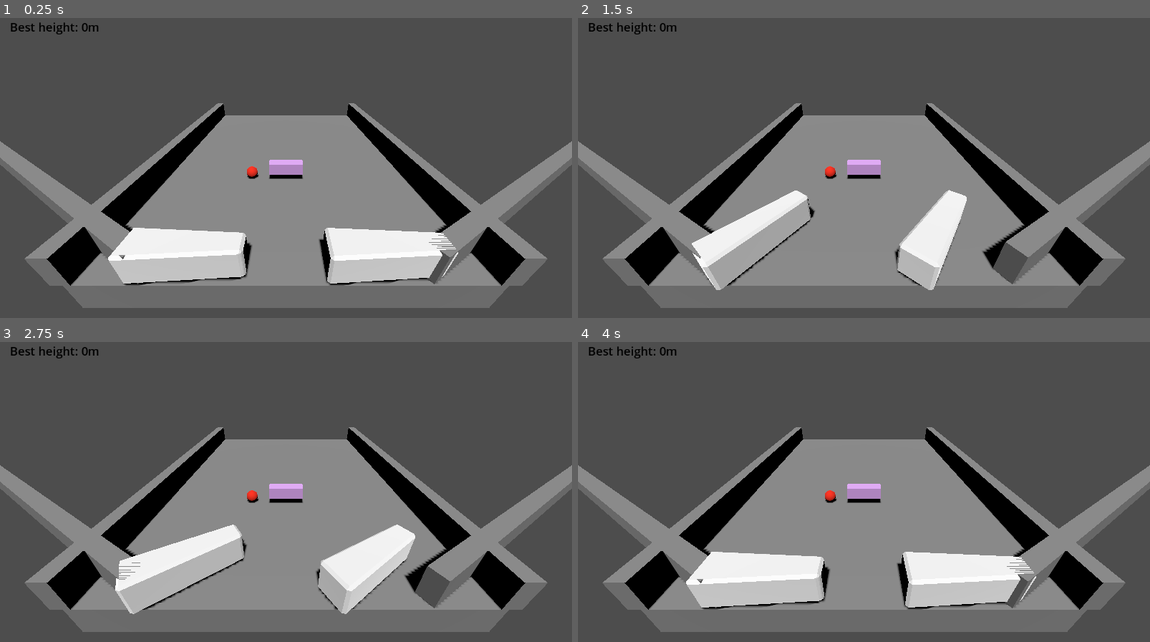
Above: before the commit, frames 1-4 (two rows, left to right).
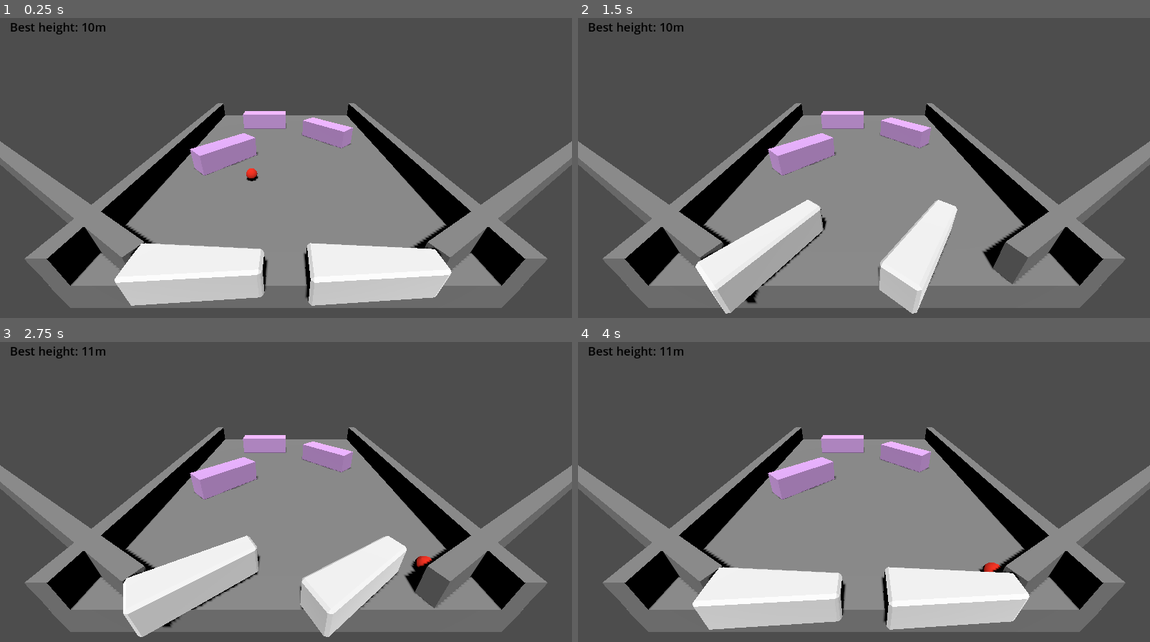
Above: after the commit, the same moments.

Repository: akashkatir/pin-boy
Game: Godot game, scene res://main.tscn
The game is run twice, just before and just after one commit, with the same random seed, the same clock (stepped at 60 frames per second) and the same inputs.
Inputs:
- Up to frame 1 (0.25 s): no input
- Up to frame 2 (1.5 s): tap Enter (flip) at 0.5, 1.35 s; hold Enter (flip) 0.53-1.28 s
- Up to frame 3 (2.75 s): hold Enter (flip) from 2.03 s (still down)
- Up to frame 4 (4 s): release Enter (flip) at 2.78 s; tap Enter (flip) at 2.85 s; hold Enter (flip) from 3.53 s (still down)

The runs differ from the first frame. In frame 1, 13% of the frame differs, in the area x 8-92%, y 1-97%; in frame 2, 9.3%; in frame 3, 10%; in frame 4, 13%.

Commit message:
Make the ball extra bouncy and fix gravity.

Diff:
--- a/ball.gd
+++ b/ball.gd
@@ -13,4 +13,8 @@
 
 func _on_body_entered(body: Node) -> void:
 	if body.is_in_group("bumper"):
-		apply_central_impulse(linear_velocity * 1.2)
+		print(body)
+		var impulse = linear_velocity * 1.2
+		impulse.y = 0
+
+		apply_central_impulse(impulse)
--- a/bumper.tscn
+++ b/bumper.tscn
@@ -1,7 +1,7 @@
-[gd_scene load_steps=4 format=3 uid="uid://bv4jg0gy6l78"]
+[gd_scene load_steps=4 format=3 uid="uid://c3kup8r1dcljf"]
 
 [sub_resource type="BoxShape3D" id="BoxShape3D_eho45"]
-size = Vector3(2.84137, 1, 1)
+size = Vector3(6, 2, 2)
 
 [sub_resource type="StandardMaterial3D" id="StandardMaterial3D_x7yr0"]
 albedo_color = Color(0.904064, 0.686783, 0.988252, 1)
@@ -13,9 +13,8 @@
 transform = Transform3D(2.54354, 0, 0, 0, 2.54354, 0, 0, 0, 2.54354, 0, 0, 0)
 
 [node name="CollisionShape3D" type="CollisionShape3D" parent="."]
-transform = Transform3D(1, 0, 0, 0, 1, 0, 0, 0, 1, 0.0101013, 0, 0)
 shape = SubResource("BoxShape3D_eho45")
 
 [node name="MeshInstance3D" type="MeshInstance3D" parent="."]
-transform = Transform3D(2.89297, 0, 0, 0, 1, 0, 0, 0, 0.915005, 0, 0, 0)
+transform = Transform3D(6, 0, 0, 0, 2, 0, 0, 0, 2, 0, 0, 0)
 mesh = SubResource("BoxMesh_14oxc")
--- a/flipper.tscn
+++ b/flipper.tscn
@@ -46,7 +46,7 @@
 }
 
 [node name="Flipper" type="CharacterBody3D"]
-transform = Transform3D(1, 0, 0, 0, 1, 0, 0, 0, 1, -1, 0, 0)
+rotation_order = 0
 script = ExtResource("1_qo08a")
 metadata/_edit_group_ = true
 
--- a/main.gd
+++ b/main.gd
@@ -8,4 +8,4 @@
 
 # Called every frame. 'delta' is the elapsed time since the previous frame.
 func _process(_delta: float) -> void:
-	$UserInterface/HeightLabel.update_max_height($Ball.position.y)
+	$UserInterface/HeightLabel.update_max_height(-$Ball.position.z)
--- a/main.tscn
+++ b/main.tscn
@@ -1,19 +1,22 @@
-[gd_scene load_steps=10 format=3 uid="uid://c1tod5hx1ccnr"]
+[gd_scene load_steps=11 format=3 uid="uid://c1tod5hx1ccnr"]
 
 [ext_resource type="Script" path="res://main.gd" id="1_5etbq"]
 [ext_resource type="PackedScene" uid="uid://08eqyhcm2p0x" path="res://flipper.tscn" id="2_q38j6"]
 [ext_resource type="PackedScene" uid="uid://dntolmvguseli" path="res://ball.tscn" id="2_qmag5"]
-[ext_resource type="PackedScene" path="res://bumper.tscn" id="3_u1na0"]
+[ext_resource type="PackedScene" uid="uid://c3kup8r1dcljf" path="res://bumper.tscn" id="3_u1na0"]
 [ext_resource type="PackedScene" uid="uid://cyppkeelb0g14" path="res://user_interface.tscn" id="4_eovus"]
 
+[sub_resource type="PhysicsMaterial" id="PhysicsMaterial_kt02i"]
+bounce = 0.25
+
 [sub_resource type="BoxShape3D" id="BoxShape3D_gl01j"]
-size = Vector3(23.5842, 2, 30)
+size = Vector3(23, 2, 30)
 
 [sub_resource type="BoxMesh" id="BoxMesh_3wqt7"]
 size = Vector3(30, 2, 30)
 
 [sub_resource type="BoxShape3D" id="BoxShape3D_qbjiv"]
-size = Vector3(1.04858, 1, 30.0638)
+size = Vector3(1.04858, 2, 30.0638)
 
 [sub_resource type="BoxMesh" id="BoxMesh_6bk45"]
 
@@ -22,23 +25,24 @@
 
 [node name="Ball" parent="." instance=ExtResource("2_qmag5")]
 transform = Transform3D(1, 0, 0, 0, 1, 0, 0, 0, 1, -3, 0.5, -10)
+physics_material_override = SubResource("PhysicsMaterial_kt02i")
+constant_force = Vector3(0, -5, 15)
 
 [node name="Flipper" parent="." instance=ExtResource("2_q38j6")]
-transform = Transform3D(1, 0, 0, 0, 1, 0, 0, 0, 1, -7, 1, -1)
+transform = Transform3D(1, 0, 0, 0, 1, 0, 0, 0, 1, -6, 1, 0)
 
 [node name="Flipper2" parent="." instance=ExtResource("2_q38j6")]
-transform = Transform3D(1, 0, 0, 0, 1, 0, 0, 0, 1, 3, 1, -1)
+transform = Transform3D(1, 0, 0, 0, 1, 0, 0, 0, 1, 2, 1, 0)
 
 [node name="Ground" type="StaticBody3D" parent="."]
 transform = Transform3D(1, 0, 0, 0, 1, 0, 0, 0, 1, 0, -1, -15)
 metadata/_edit_group_ = true
 
 [node name="CollisionShape" type="CollisionShape3D" parent="Ground"]
-transform = Transform3D(0.997366, 0, 0, 0, 0.997366, 4.47035e-08, 0, -4.47035e-08, 0.997366, 0.0349838, 0, 0)
 shape = SubResource("BoxShape3D_gl01j")
 
 [node name="Mesh" type="MeshInstance3D" parent="Ground"]
-transform = Transform3D(0.724176, 0, 0, 0, 1, 0, 0, 0, 1, 0, 0, 0)
+transform = Transform3D(0.77, 0, 0, 0, 1, 0, 0, 0, 1, 0, 0, 0)
 mesh = SubResource("BoxMesh_3wqt7")
 
 [node name="Wall" type="StaticBody3D" parent="."]
@@ -46,7 +50,6 @@
 metadata/_edit_group_ = true
 
 [node name="CollisionShape" type="CollisionShape3D" parent="Wall"]
-transform = Transform3D(1, 0, 0, 0, 1, 0, 0, 0, 1, -0.0115967, -2.83122e-07, 0.03241)
 shape = SubResource("BoxShape3D_qbjiv")
 
 [node name="Mesh" type="MeshInstance3D" parent="Wall"]
@@ -58,7 +61,6 @@
 metadata/_edit_group_ = true
 
 [node name="CollisionShape" type="CollisionShape3D" parent="Wall2"]
-transform = Transform3D(1, 0, 0, 0, 1, 0, 0, 0, 1, -0.0115967, -2.83122e-07, 0.03241)
 shape = SubResource("BoxShape3D_qbjiv")
 
 [node name="Mesh" type="MeshInstance3D" parent="Wall2"]
@@ -70,7 +72,6 @@
 metadata/_edit_group_ = true
 
 [node name="CollisionShape" type="CollisionShape3D" parent="Wall3"]
-transform = Transform3D(1, 0, 0, 0, 1, 0, 0, 0, 1, -0.0115967, -2.83122e-07, 0.03241)
 shape = SubResource("BoxShape3D_qbjiv")
 
 [node name="Mesh" type="MeshInstance3D" parent="Wall3"]
@@ -82,7 +83,6 @@
 metadata/_edit_group_ = true
 
 [node name="CollisionShape" type="CollisionShape3D" parent="Wall4"]
-transform = Transform3D(1, 0, 0, 0, 1, 0, 0, 0, 1, -0.0115967, -2.83122e-07, 0.03241)
 shape = SubResource("BoxShape3D_qbjiv")
 
 [node name="Mesh" type="MeshInstance3D" parent="Wall4"]
@@ -90,7 +90,13 @@
 mesh = SubResource("BoxMesh_6bk45")
 
 [node name="Bumper" parent="." instance=ExtResource("3_u1na0")]
-transform = Transform3D(1, 0, 0, 0, 1, 0, 0, 0, 1, 0, 1, -10)
+transform = Transform3D(0.707107, 0, 0.707107, 0, 1, 0, -0.707107, 0, 0.707107, -6, 1, -13)
+
+[node name="Bumper2" parent="." instance=ExtResource("3_u1na0")]
+transform = Transform3D(0.707107, 0, -0.707107, 0, 1, 0, 0.707107, 0, 0.707107, 5, 1, -19)
+
+[node name="Bumper3" parent="." instance=ExtResource("3_u1na0")]
+transform = Transform3D(1, 0, 0, 0, 1, 0, 0, 0, 1, -3, 1, -24)
 
 [node name="CameraPivot" type="Marker3D" parent="."]
 transform = Transform3D(1, 0, 0, 0, 0.866025, 0.5, 0, -0.5, 0.866025, 0, 8, 4)
